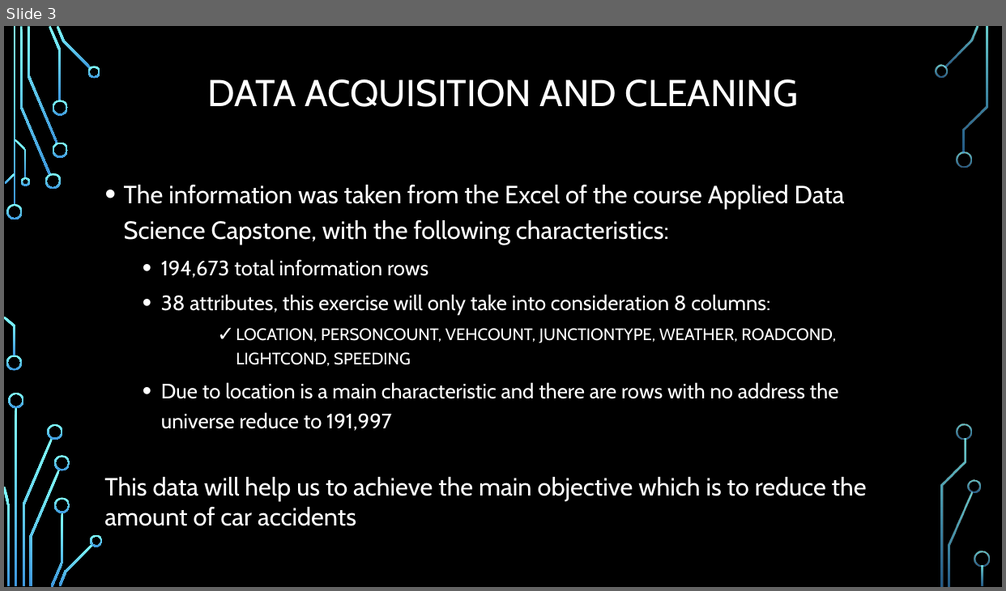
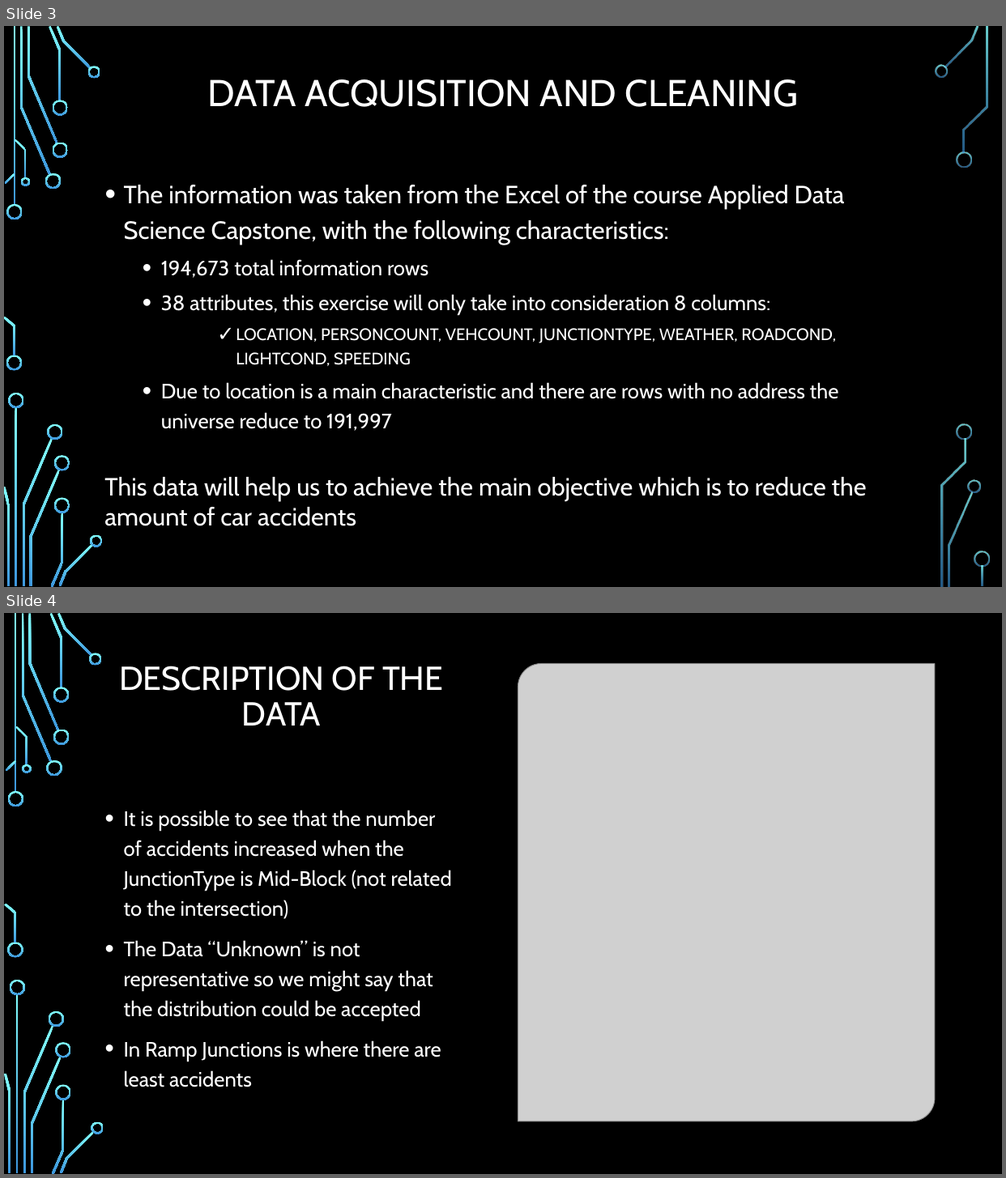
Before and after one commit to KarlaVega1201/Coursera_Capstone, a slide deck: Predict the severity of car accident.pptx. Shown one above the other, each under a label of ours: slide 3 before the commit, slides 3 and 4 after it. The pictures are 1006x591 and 1006x1178 pixels, drawn with LibreOffice and Linux fonts; fonts in the diff are those of the drawing; grey boxes stand for pictures; background and template pictures are left out. Boxes give left, top, right and bottom in pixels: in the first picture for what was removed or moved away, otherwise in the second. Text is boxed around its words. In the diff, an @@ line names an element or a change of style, - is before the commit and + after.

```diff
--- a/Predict the severity of car accident.pptx
+++ b/Predict the severity of car accident.pptx
@@ slide 4 added at (x1=4, y1=613, x2=1002, y2=1174), background picture (left out); not listed: 17 template elements that a slide beside it also shows @@
@@ rectangle added at (x1=4, y1=613, x2=1002, y2=1174), fill #000000 @@
@@ title added at (x1=119, y1=666, x2=443, y2=726), 32 pt, text #FFFFFF @@
+DESCRIPTION OF THE DATA
@@ picture added at (x1=518, y1=664, x2=936, y2=1122) @@
@@ text added at (x1=124, y1=810, x2=452, y2=1088), 20 pt, text #FFFFFF @@
+• It is possible to see that the number of accidents increased when the JunctionType is Mid-Block (not related to the intersection)
+• The Data “Unknown” is not representative so we might say that the distribution could be accepted
+• In Ramp Junctions is where there are least accidents
@@ group added at (x1=4, y1=613, x2=104, y2=1174): 24 freeform shapes, 2 rectangles @@
```
Also in this commit, not shown: 5 other slides added.
